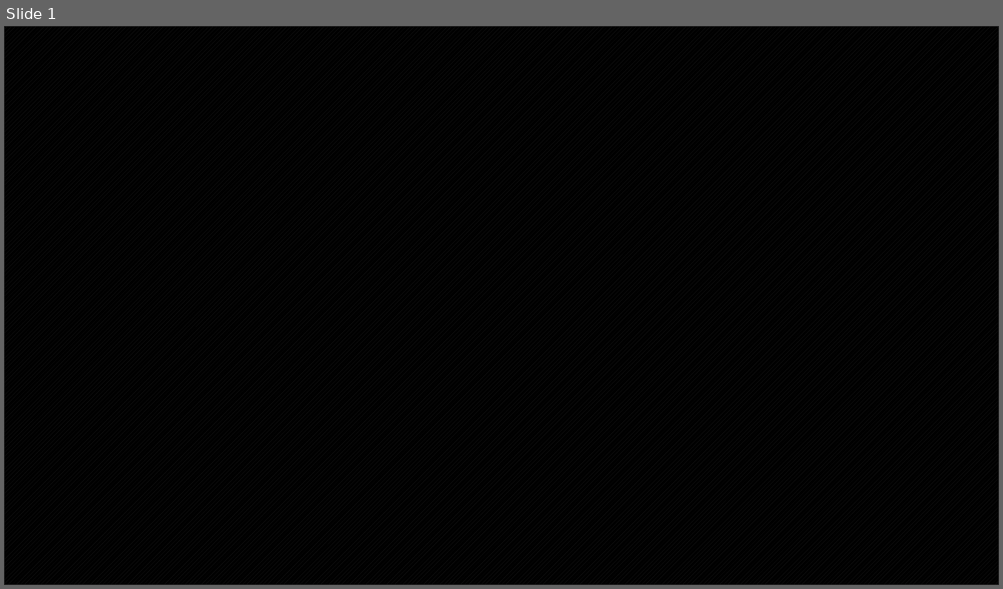
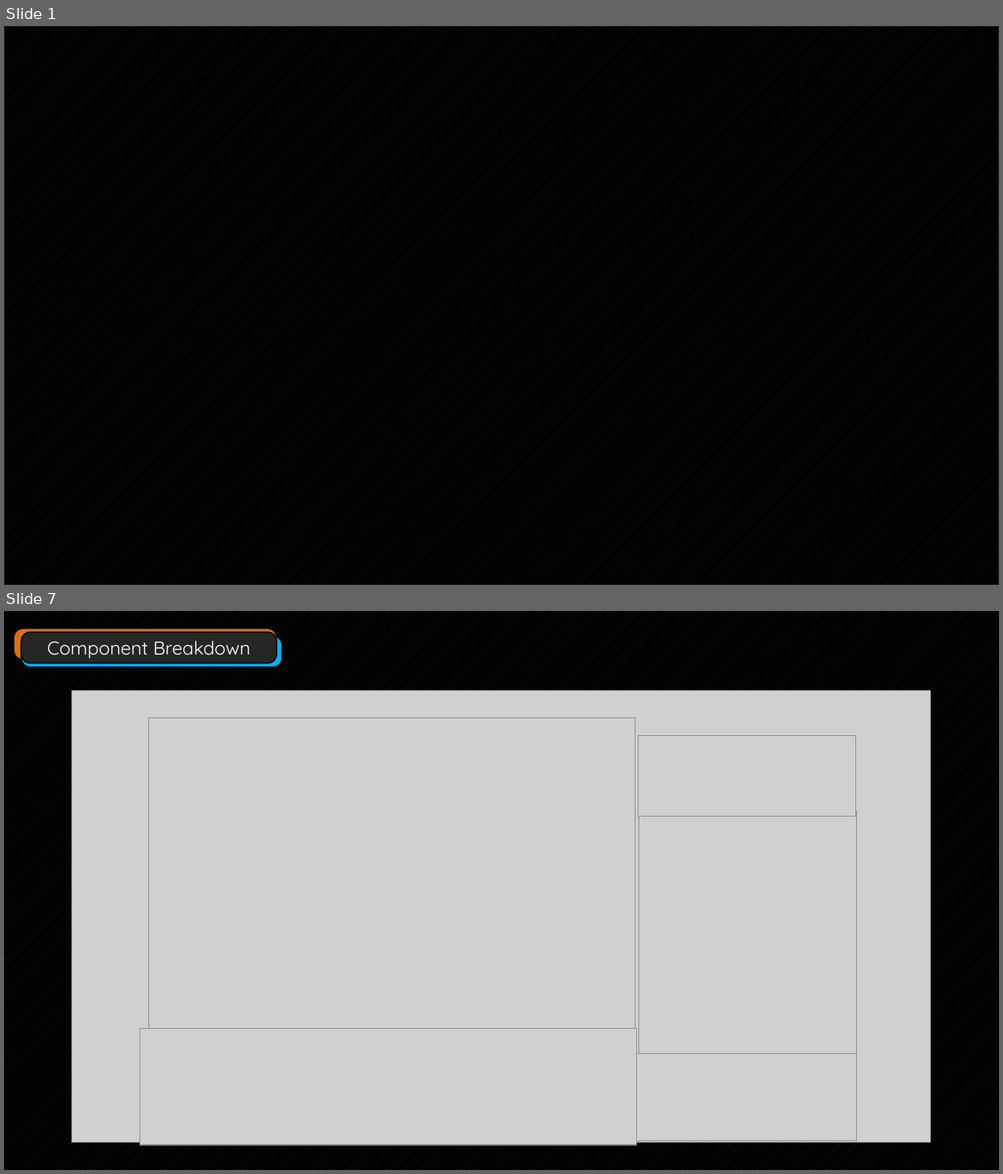
Before and after one commit to endorivium/informational-mastery, a slide deck: SQS/Präsentation.pptx. Shown one above the other, each under a label of ours: slide 1 before the commit, slides 1 and 7 after it; the slides between them are not shown. The pictures are 1003x589 and 1003x1174 pixels, drawn with LibreOffice and Linux fonts; fonts in the diff are those of the drawing; grey boxes stand for pictures; background and template pictures are left out. Boxes give left, top, right and bottom in pixels: in the first picture for what was removed or moved away, otherwise in the second. Text is boxed around its words. In the diff, an @@ line names an element or a change of style, - is before the commit and + after.

```diff
--- a/SQS/Präsentation.pptx
+++ b/SQS/Präsentation.pptx
@@ slide 7 added at [4,611,999,1170], background pattern #212121 on #000000 @@
@@ rounded rectangle added at [14,628,276,660], fill #D9711A, outline #0D0D0D 1.25 pt @@
@@ rounded rectangle added at [21,632,276,664], fill #262626, outline #0D0D0D 1.25 pt, 18 pt, text #FFFFFF @@
+Component Breakdown
@@ rounded rectangle added at [21,636,282,668], fill #00B0F0, outline #0D0D0D 1.25 pt @@
@@ picture added at [72,690,930,1143] @@
@@ picture added at [149,718,635,1032] @@
@@ picture added at [638,735,856,816] @@
@@ picture added at [638,812,856,1057] @@
@@ picture added at [140,1029,636,1145] @@
@@ picture added at [634,1054,856,1142] @@
```
Also in this commit, not shown: 1 slide changed, 17 other slides added, 1 slide removed, 8 other files.
